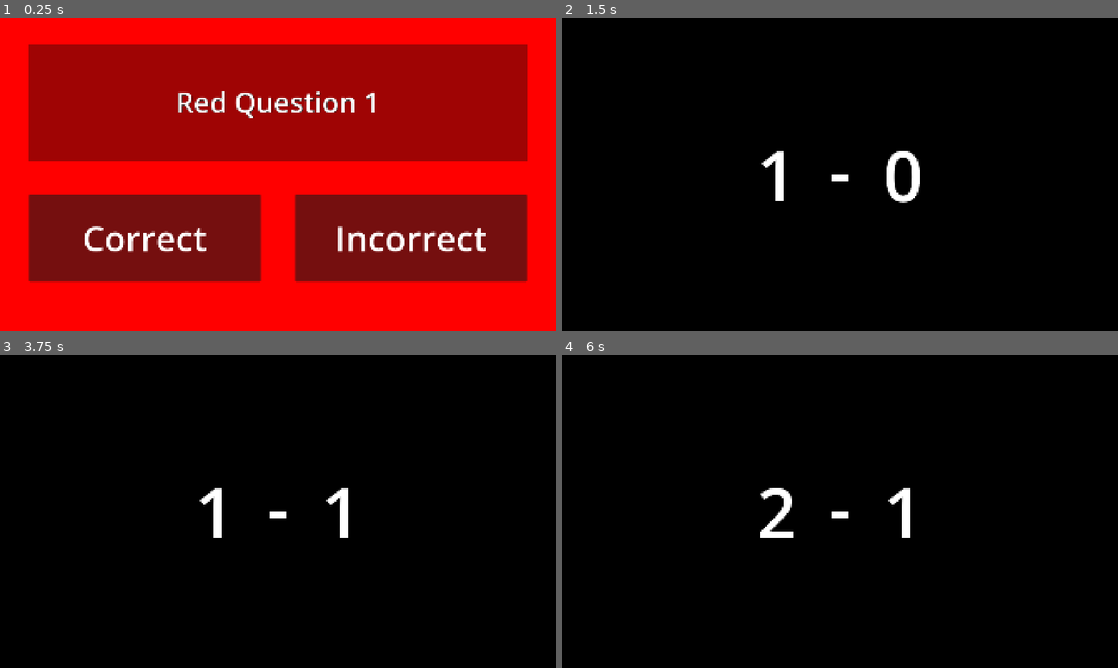
Above: before the commit, frames 1-4 (two rows, left to right).
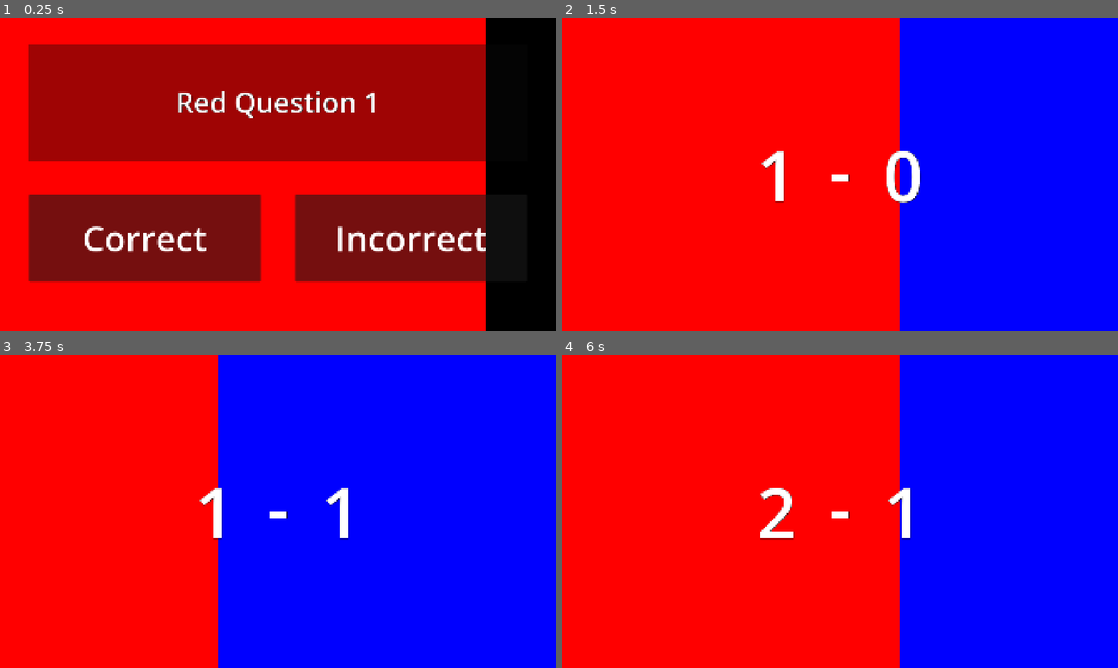
Above: after the commit, the same moments.

Repository: NyaaDoodle/team-questionnaire
Game: Godot game, scene res://scenes/game.tscn
Two runs of this game, one before a commit and one after it. Both use one fixed random seed, a clock stepped at 60 frames per second and the inputs below.
Inputs (mouse positions are in pixels of both pictures, inside the frame that each line leads up to):
- Up to frame 1 (0.25 s): no input
- Up to frame 2 (1.5 s): click "Correct" at 0.5 s; tap Enter at 1.25 s; move the mouse to (962, 158) at 1.27 s; press the mouse at (962, 158) at 1.28 s
- Up to frame 3 (3.75 s): tap Space at 2 s; move the mouse to (166, 527) at 2.02 s; release the mouse at (166, 527) at 2.03 s; click (166, 527) at 2.1 s; click "Incorrect" at 2.75 s; tap Enter at 3.5 s; move the mouse to (333, 442) at 3.52 s; press the mouse at (333, 442) at 3.53 s
- Up to frame 4 (6 s): tap Space at 4.25 s; move the mouse to (812, 574) at 4.27 s; release the mouse at (812, 574) at 4.28 s; click (812, 574) at 4.35 s; click "Correct" at 5 s; tap Enter at 5.75 s; move the mouse to (1006, 558) at 5.77 s; press the mouse at (1006, 558) at 5.78 s

The runs differ from the first frame. In frame 1, 13% of the frame differs, in the area x 87-100%, y 0-100%; in frame 2, 99%; in frame 3, 99%, in the area x 0-100%, y 0-100%; in frame 4, 99%.

Commit message:
Background slide transitions added

Diff:
--- a/scenes/background_panel.tscn
+++ b/scenes/background_panel.tscn
@@ -2,11 +2,41 @@
 
 [ext_resource type="Script" uid="uid://c6md8xh75ixal" path="res://scripts/background_panel.gd" id="1_15me2"]
 
-[node name="BackgroundPanel" type="Panel" unique_id=1545657533]
+[node name="BackgroundPanel" type="Control" unique_id=1552563998]
 z_index = -10
+layout_mode = 3
 anchors_preset = 15
 anchor_right = 1.0
 anchor_bottom = 1.0
 grow_horizontal = 2
 grow_vertical = 2
 script = ExtResource("1_15me2")
+
+[node name="StaticPanel" type="ColorRect" parent="." unique_id=428933522]
+z_index = -20
+layout_mode = 1
+anchors_preset = 15
+anchor_right = 1.0
+anchor_bottom = 1.0
+grow_horizontal = 2
+grow_vertical = 2
+color = Color(0, 0, 0, 1)
+
+[node name="LeftPanel" type="ColorRect" parent="." unique_id=973561329]
+z_index = -10
+layout_mode = 1
+anchors_preset = -1
+anchor_bottom = 1.0
+grow_vertical = 2
+color = Color(1, 0, 0, 1)
+
+[node name="RightPanel" type="ColorRect" parent="." unique_id=1534403620]
+z_index = -10
+layout_mode = 1
+anchors_preset = -1
+anchor_left = 1.0
+anchor_right = 1.0
+anchor_bottom = 1.0
+grow_horizontal = 0
+grow_vertical = 2
+color = Color(0, 0, 1, 1)
--- a/scripts/background_panel.gd
+++ b/scripts/background_panel.gd
@@ -1,13 +1,79 @@
-class_name BackgroundPanel extends Panel
+class_name BackgroundPanel extends Control
 
-@export var initial_color: Color
-var style_box: StyleBoxFlat
+enum ShowState { Hidden, Half, Full }
+
+@onready var _static_panel: ColorRect = $StaticPanel
+@onready var _left_panel: ColorRect = $LeftPanel
+@onready var _right_panel: ColorRect = $RightPanel
+
+var _static_style_box: StyleBoxFlat = StyleBoxFlat.new()
+var _left_style_box: StyleBoxFlat = StyleBoxFlat.new()
+var _right_style_box: StyleBoxFlat = StyleBoxFlat.new()
 
 func _ready() -> void:
-	style_box = StyleBoxFlat.new()
-	style_box.bg_color = initial_color
-	add_theme_stylebox_override("panel", style_box)
+    _static_panel.add_theme_stylebox_override("panel", _static_style_box)
+    _left_panel.add_theme_stylebox_override("panel", _left_style_box)
+    _right_panel.add_theme_stylebox_override("panel", _right_style_box)
 
-func change_color(color: Color) -> void:
-	style_box.bg_color = color
-	add_theme_stylebox_override("panel", style_box)
+func get_slide_tween() -> Tween:
+    var tween = create_tween()
+    tween.set_trans(Tween.TRANS_CUBIC)
+    tween.set_ease(Tween.EASE_OUT)
+    return tween
+
+func tween_slide_left_panel(show_state: ShowState) -> void:
+    var destination_ratio: float = 0.0
+    match show_state:
+        ShowState.Hidden:
+            destination_ratio = 0
+        ShowState.Half:
+            destination_ratio = 0.5
+        ShowState.Full:
+            destination_ratio = 1
+    var tween = get_slide_tween()
+    tween.tween_property(_left_panel, "anchor_right", destination_ratio, 0.5)
+
+func tween_slide_right_panel(show_state: ShowState) -> void:
+    var destination_ratio: float = 0.0
+    match show_state:
+        ShowState.Hidden:
+            destination_ratio = 1
+        ShowState.Half:
+            destination_ratio = 0.5
+        ShowState.Full:
+            destination_ratio = 0
+    var tween = get_slide_tween()
+    tween.tween_property(_right_panel, "anchor_left", destination_ratio, 0.5)
+
+func slide_switch_to_left_panel(left_panel_color: Color) -> void:
+    change_left_panel_color(left_panel_color)
+    tween_slide_right_panel(ShowState.Hidden)
+    tween_slide_left_panel(ShowState.Full)
+
+func slide_switch_to_right_panel(right_panel_color: Color) -> void:
+    change_right_panel_color(right_panel_color)
+    tween_slide_left_panel(ShowState.Hidden)
+    tween_slide_right_panel(ShowState.Full)
+
+func slide_switch_to_halves(left_panel_color: Color, right_panel_color: Color) -> void:
+    change_left_panel_color(left_panel_color)
+    change_right_panel_color(right_panel_color)
+    tween_slide_left_panel(ShowState.Half)
+    tween_slide_right_panel(ShowState.Half)
+
+func instant_switch_to_static_panel(static_panel_color: Color) -> void:
+    change_static_panel_color(static_panel_color)
+    _left_panel.anchor_right = 0.0
+    _right_panel.anchor_left = 1.0
+
+func change_style_box_color(style_box: StyleBoxFlat, color: Color) -> void:
+    style_box.bg_color = color
+
+func change_static_panel_color(color: Color) -> void:
+    change_style_box_color(_static_style_box, color)
+
+func change_left_panel_color(color: Color) -> void:
+    change_style_box_color(_left_style_box, color)
+
+func change_right_panel_color(color: Color) -> void:
+    change_style_box_color(_right_style_box, color)
--- a/scripts/game_manager.gd
+++ b/scripts/game_manager.gd
@@ -1,4 +1,6 @@
 class_name GameManager extends Node
+
+enum VictoryState { LeftTeamWon, RightTeamWon, Tie }
 
 @export var _game_data: GameData
 @onready var _screen_manager: ScreenManager = $ScreenManager
@@ -88,17 +90,21 @@
 func _ask_team_question() -> void:
 	if _current_team.has_questions_left():
 		var current_question: Question = _current_team.get_next_question()
-		_screen_manager.show_question_screen(current_question, _current_team.color)
+		_screen_manager.show_question_screen(current_question, _current_team.color, _current_team.direction)
 
 func _show_results_screen() -> void:
-	_screen_manager.show_results_screen(_left_team.score, _right_team.score, Color.BLACK)
+	_screen_manager.show_results_screen(_left_team, _right_team)
+
+func _decide_winning_team() -> VictoryState:
+	if _left_team.score == _right_team.score:
+		return VictoryState.Tie
+	elif _left_team.score > _right_team.score:
+		return VictoryState.LeftTeamWon
+	else:
+		return VictoryState.RightTeamWon
 
 func end_game() -> void:
 	_remove_connections_in_screen_manager()
+	var victory_state: VictoryState = _decide_winning_team()
 	_screen_manager.results_screen_closed.connect(_exit_program)
-	var win_text: String = ""
-	if _left_team.score == _right_team.score:
-		win_text = "It is a draw!"
-	else:
-		win_text = "The winner is %s!" % (_left_team.name if _left_team.score > _right_team.score else _right_team.name)
-	_screen_manager.show_results_screen(_left_team.score, _right_team.score, Color.BLACK, win_text)
+	_screen_manager.show_final_results_screen(_left_team, _right_team, victory_state)
--- a/scripts/screen_manager.gd
+++ b/scripts/screen_manager.gd
@@ -12,43 +12,70 @@
 
 var _current_screen: GameScreen
 
-func spawn_screen(screen_scene: PackedScene, on_requested_close: Callable) -> void:
+func _spawn_screen(screen_scene: PackedScene, on_requested_close: Callable) -> void:
 	# Spawns a GameScreen based scene. No inititalization of the spawned screen is done.
-	close_current_screen()
+	_close_current_screen()
 	_current_screen = screen_scene.instantiate()
 	_current_screen.requested_close.connect(on_requested_close)
 	add_child(_current_screen)
 
-func show_results_screen(left_hand_score: int, right_hand_score: int, background_color: Color, label_text: String = "") -> void:
-	_background_panel.change_color(background_color)
-	spawn_screen(_results_screen_scene, close_results_screen)
+func _spawn_results_screen(left_team: Team, right_team: Team, label_text: String = "") -> void:
+	_spawn_screen(_results_screen_scene, _close_results_screen)
 	if _current_screen is ResultsScreen:
-		_current_screen.setup(left_hand_score, right_hand_score, label_text)
+		_current_screen.setup(left_team.score, right_team.score, label_text)
 	else:
 		_print_incorrect_screen_scene_error("ResultsScreen")
-		close_current_screen()
+		_close_current_screen()
 
-func show_question_screen(question: Question, background_color: Color) -> void:
-	_background_panel.change_color(background_color)
-	spawn_screen(_question_screen_scene, close_question_screen)
+func _spawn_question_screen(question: Question) -> void:
+	_spawn_screen(_question_screen_scene, close_question_screen)
 	if _current_screen is QuestionScreen:
 		_current_screen.setup(question)
 		_current_screen.correct_answer_chosen.connect(correct_answer_chosen.emit)
 		_current_screen.wrong_answer_chosen.connect(wrong_answer_chosen.emit)
 	else:
 		_print_incorrect_screen_scene_error("QuestionScreen")
-		close_current_screen()
+		_close_current_screen()
 
-func close_current_screen() -> void:
+func show_results_screen(left_team: Team, right_team: Team, label_text: String = "") -> void:
+	_background_panel.slide_switch_to_halves(left_team.color, right_team.color)
+	_spawn_results_screen(left_team, right_team, label_text)
+
+func show_final_results_screen(left_team: Team, right_team: Team, victory_state: GameManager.VictoryState) -> void:
+	var win_text: String = ""
+	match victory_state:
+		GameManager.VictoryState.Tie:
+			win_text = "It's a tie!"
+			_background_panel.slide_switch_to_halves(left_team.color, right_team.color)
+		GameManager.VictoryState.LeftTeamWon:
+			win_text = "The winner is %s!" % left_team.name
+			_background_panel.slide_switch_to_left_panel(left_team.color)
+		GameManager.VictoryState.RightTeamWon:
+			win_text = "The winner is %s!" % right_team.name
+			_background_panel.slide_switch_to_right_panel(right_team.color)
+	_spawn_results_screen(left_team, right_team, win_text)
+
+func show_question_screen(question: Question, background_color: Color, direction: Team.Direction) -> void:
+	_slide_change_background(background_color, direction)
+	_spawn_question_screen(question)
+
+func _slide_change_background(color: Color, direction: Team.Direction) -> void:
+	match direction:
+		Team.Direction.LeftTeam:
+			_background_panel.slide_switch_to_left_panel(color)
+		Team.Direction.RightTeam:
+			_background_panel.slide_switch_to_right_panel(color)
+
+func _close_current_screen() -> void:
 	if is_instance_valid(_current_screen):
 		_current_screen.queue_free()
 
-func close_results_screen() -> void:
-	close_current_screen()
+func _close_results_screen() -> void:
+	_close_current_screen()
 	results_screen_closed.emit()
 
 func close_question_screen() -> void:
-	close_current_screen()
+	_close_current_screen()
 	question_screen_closed.emit()
 
 func _print_incorrect_screen_scene_error(expected_type: String) -> void:
